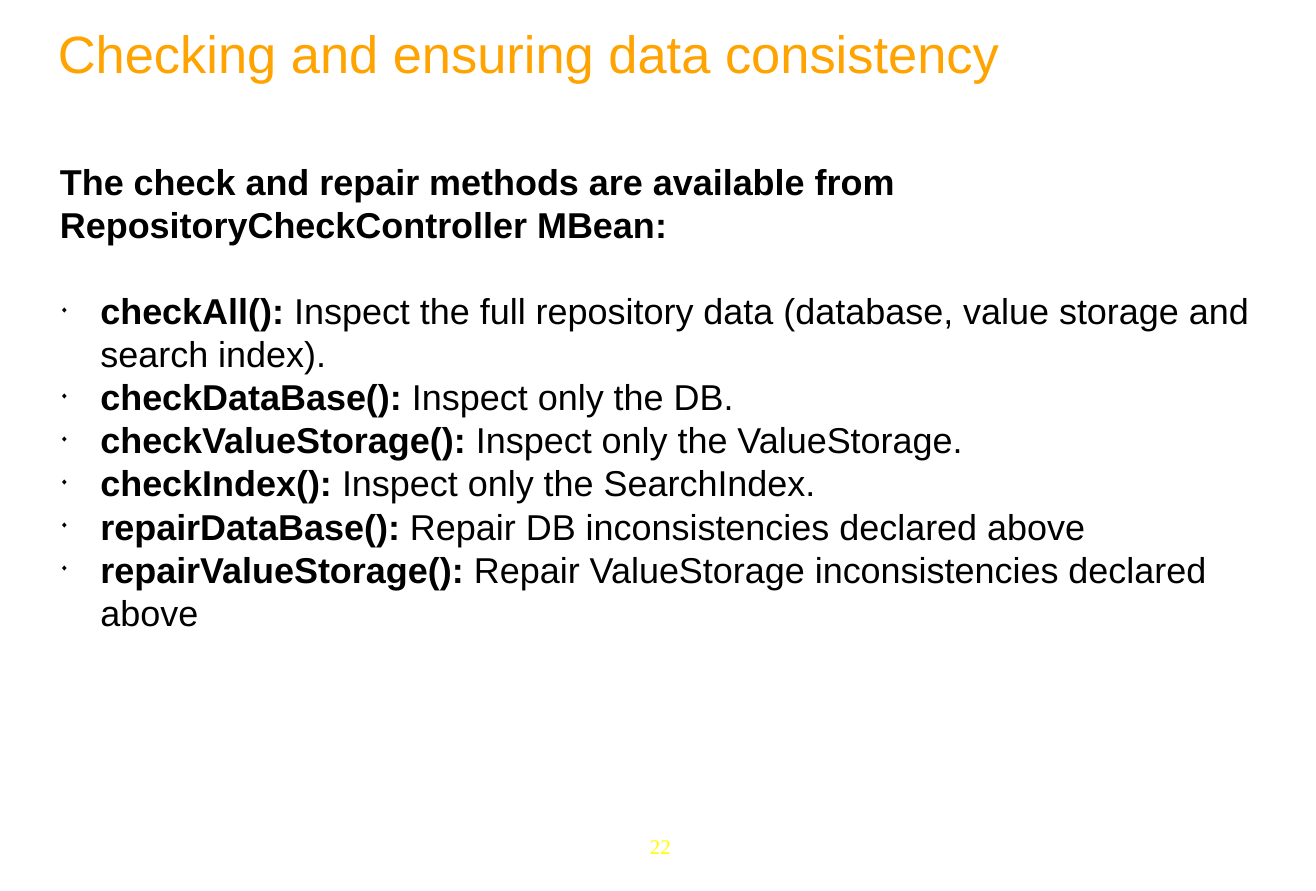
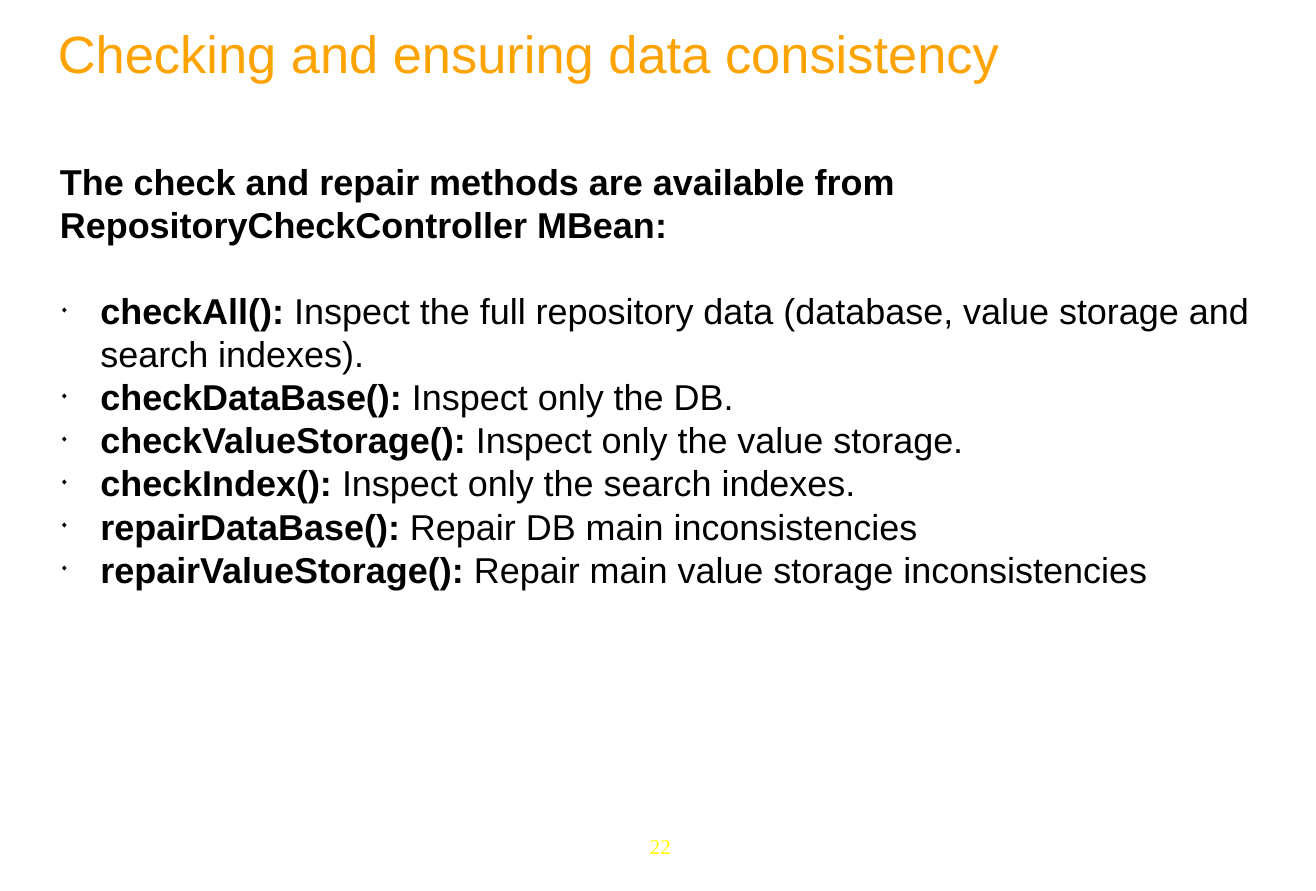
Before and after one commit to anhvurz90/training, a slide deck: slide 22 of JPP6-JCR/Day-4.pptx. Drawn at 1316x891 pixels with LibreOffice and Linux fonts; fonts in the diff are those of the drawing; background and template pictures are left out. Boxes give left, top, right and bottom in pixels: in the first picture for what was removed or moved away, otherwise in the second. Text is boxed around its words. In the diff, an @@ line names an element or a change of style, - is before the commit and + after.

```diff
--- a/JPP6-JCR/Day-4.pptx
+++ b/JPP6-JCR/Day-4.pptx
@@ text at (100, 298, 1249, 374): text changed @@
-◆ checkAll(): Inspect the full repository data (database, value storage and search index).
+◆ checkAll(): Inspect the full repository data (database, value storage and search indexes).
@@ text at (100, 427, 1147, 590): text changed @@
-◆ checkValueStorage(): Inspect only the ValueStorage.
-◆ checkIndex(): Inspect only the SearchIndex.
-◆ repairDataBase(): Repair DB inconsistencies declared above
-◆ repairValueStorage(): Repair ValueStorage inconsistencies declared above
+◆ checkValueStorage(): Inspect only the value storage.
+◆ checkIndex(): Inspect only the search indexes.
+◆ repairDataBase(): Repair DB main inconsistencies
+◆ repairValueStorage(): Repair main value storage inconsistencies
```
Also in this commit, not shown: 1 other slide changed, 1 other file.
